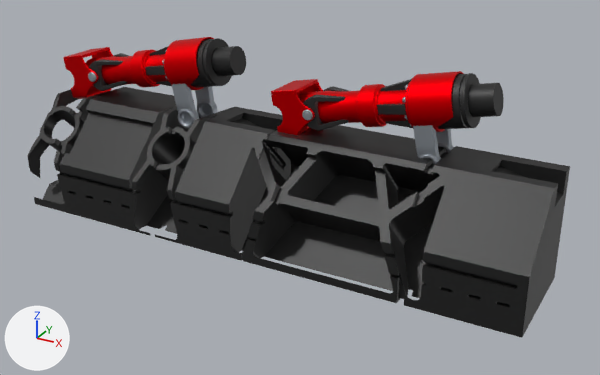
The FBX model Assets/VRCourse/Daniel/FBX/Room_c/machine_l.fbx: old version first, new version second.
Before and after are seen from a camera (50 mm lens) standing at (21.23, 17.96, 4.61) and looking at (14.36, 30.46, -1.64). Every picture has the same lights, and +X, +Y and +Z are marked at lower left. Vertices at the same position are counted once.

The first picture shows 'machine_left'.
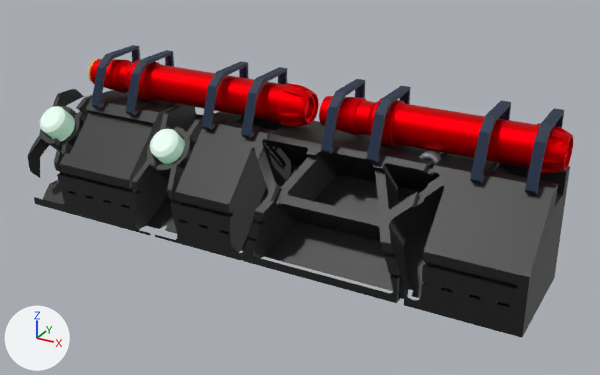
The edits, one by one:
Material 'u_switch' (mat_u_switch) is new.
Its base color is (0.0, 0.0142, 0.0495) (dark blue #00203f).
Material 'u_switch_glow' (mat_u_switch_glow) is new.
Its base color is (0.8, 0.397, 0.0) (yellow #e7a900).
Material 'u_glow_diffuse' (mat_u_glow_diffuse) is new.
Its base color is (0.8, 0.8, 0.8) (white #e7e7e7).
Its emission color is (0.0602, 0.208, 0.12) (green #457e61).
Its emission strength is 1.0.
me_cube_002 is used by ob_machine_left; location (12.74, 30.41, -1.75).
me_cube_002 had 29583 vertices, 31889 faces and spanned x -4.23..6.23, y -1.09..1.12, z -1.07..2.55.
me_cube_002 now has 11057 vertices, 10545 faces and spans x -422.63..626.14, y -107.25..200.26, z -117.05..109.47.
me_cube_002 part 1: the loose piece of 1415 vertices spanning x -4.23..6.23, y -1.09..1.07, z -1.07..1.09 is turned -90 degrees about the x axis through the mesh origin and scaled by 100.
me_cube_002 part 2: the loose piece of 704 vertices spanning x 3.83..4.25, y 0.17..0.36, z 0.77..1.19 is turned -90 degrees about the x axis through the mesh origin and scaled by 100.
me_cube_002 part 3: the loose piece of 704 vertices spanning x 3.83..4.25, y 0.83..1.02, z 0.76..1.18 is turned -90 degrees about the x axis through the mesh origin and scaled by 100.
me_cube_002 part 4: 80 loose pieces with 26288 vertices, spanning x -4.14..5.08, y 0.11..1.12, z 0.76..2.55, are deleted.
me_cube_002 part 5: 7762 vertices added at x -412.35..626.14, y 29.36..200.26, z -117.05..86.27.
me_cube_002 no longer uses material mat_u_black (black #191919).
me_cube_002 now uses material mat_u_switch (dark blue #00203f).
me_cube_002 now uses material mat_u_glow_diffuse (white #e7e7e7).
me_cube_002 now uses material mat_u_switch_glow (yellow #e7a900).
Object 'machine_left' (ob_machine_left) turns from (0, 0, 0) to (90, 0, 0) degrees about x, y and z.
Object 'machine_left' (ob_machine_left) is rescaled from (1.0, 1.0, 1.0) to (0.01, 0.01, 0.01).

What differs and where, as boxes [x1, y1, x2, y2] in the pictures (600 x 375 px; the box of a moved part takes in the faces that stretch with it):
'machine_left', reshaped, turned, rescaled
    before: [27, 37, 570, 338]
    after: [27, 45, 573, 338]
part 1 of me_cube_002, moved or reshaped
    before: [40, 87, 570, 204]
    after: [40, 89, 570, 204]
part 2 of me_cube_002, moved or reshaped
    before: [419, 154, 441, 165]
    after: [419, 151, 441, 165]
part 3 of me_cube_002, moved or reshaped (not visible afterwards)
    before: [437, 142, 454, 152]
part 4 of me_cube_002, deleted
    before: [63, 37, 504, 158]
part 5 of me_cube_002, added
    after: [40, 45, 573, 194]
